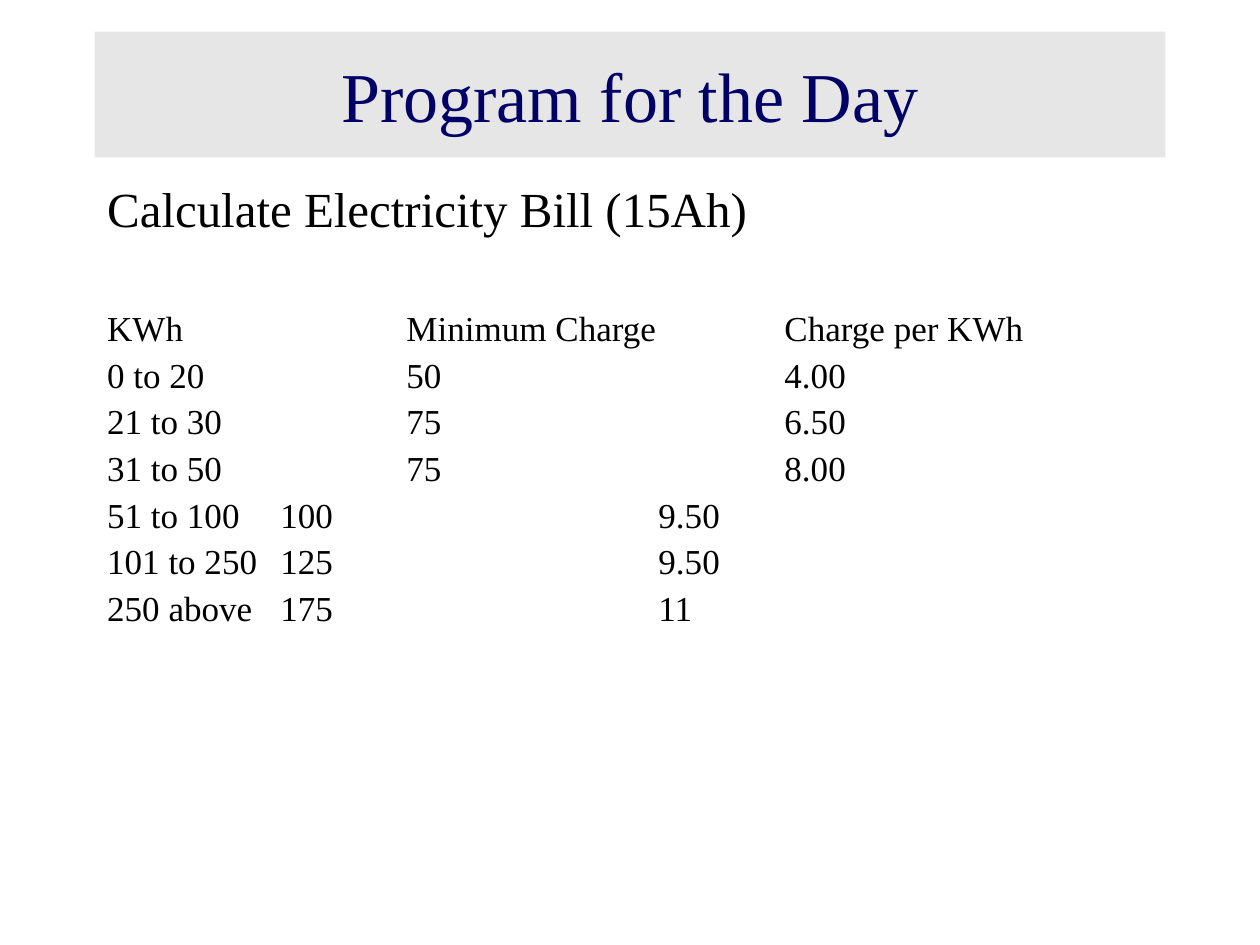
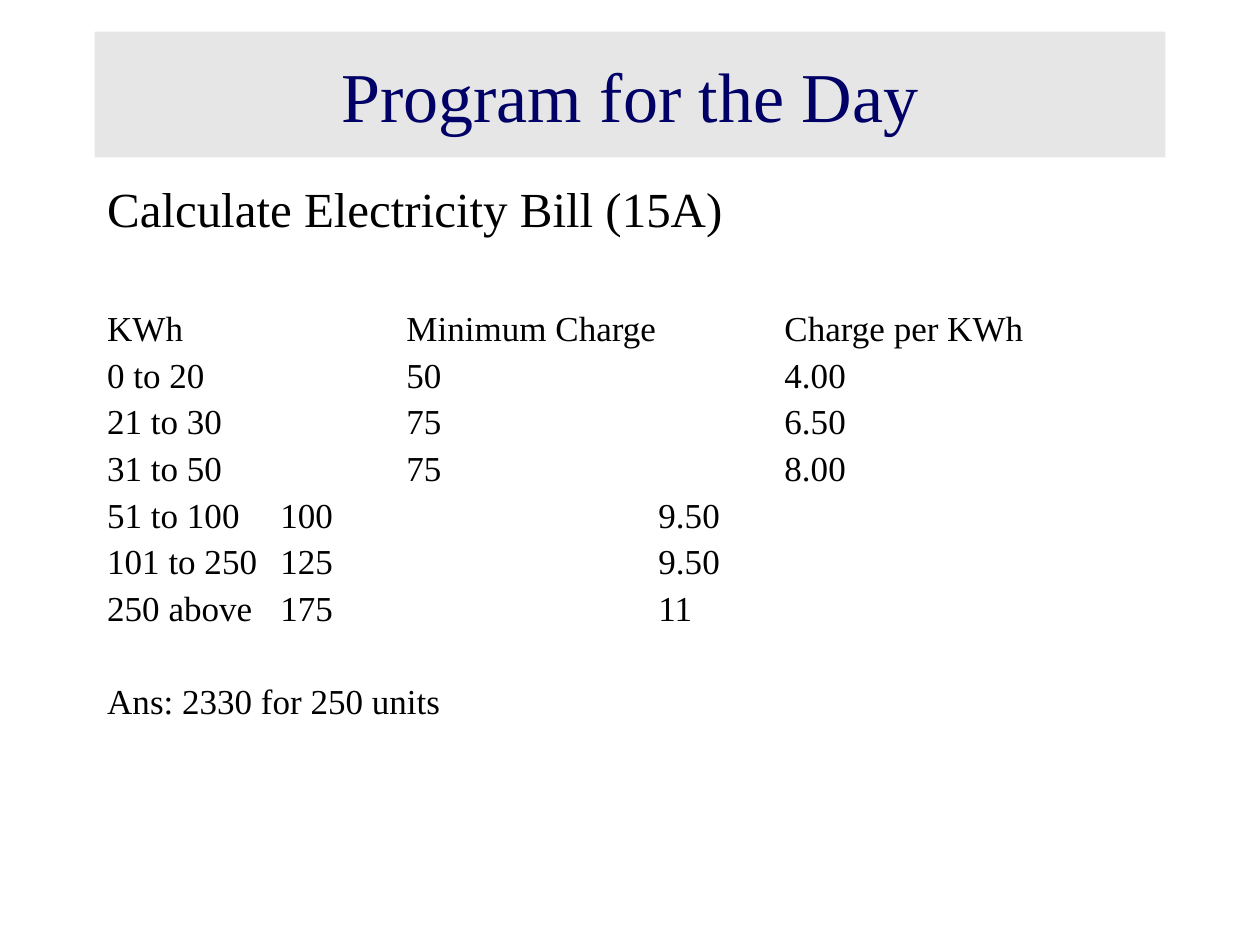
Before and after one commit to raaes0123/Python-training-resource, a slide deck: slide 26 of Python Day 1.ppt. Drawn at 1260x945 pixels with LibreOffice and Linux fonts; fonts in the diff are those of the drawing. Boxes give left, top, right and bottom in pixels: in the first picture for what was removed or moved away, otherwise in the second. Text is boxed around its words. In the diff, an @@ line names an element or a change of style, - is before the commit and + after.

```diff
--- a/Python Day 1.ppt
+++ b/Python Day 1.ppt
@@ text at (107,193,722,236): text changed @@
-Calculate Electricity Bill (15Ah)
+Calculate Electricity Bill (15A)
@@ text at (107,689,440,715): paragraph added @@
+Ans: 2330 for 250 units
```
Also in this commit, not shown: 1 other file.
